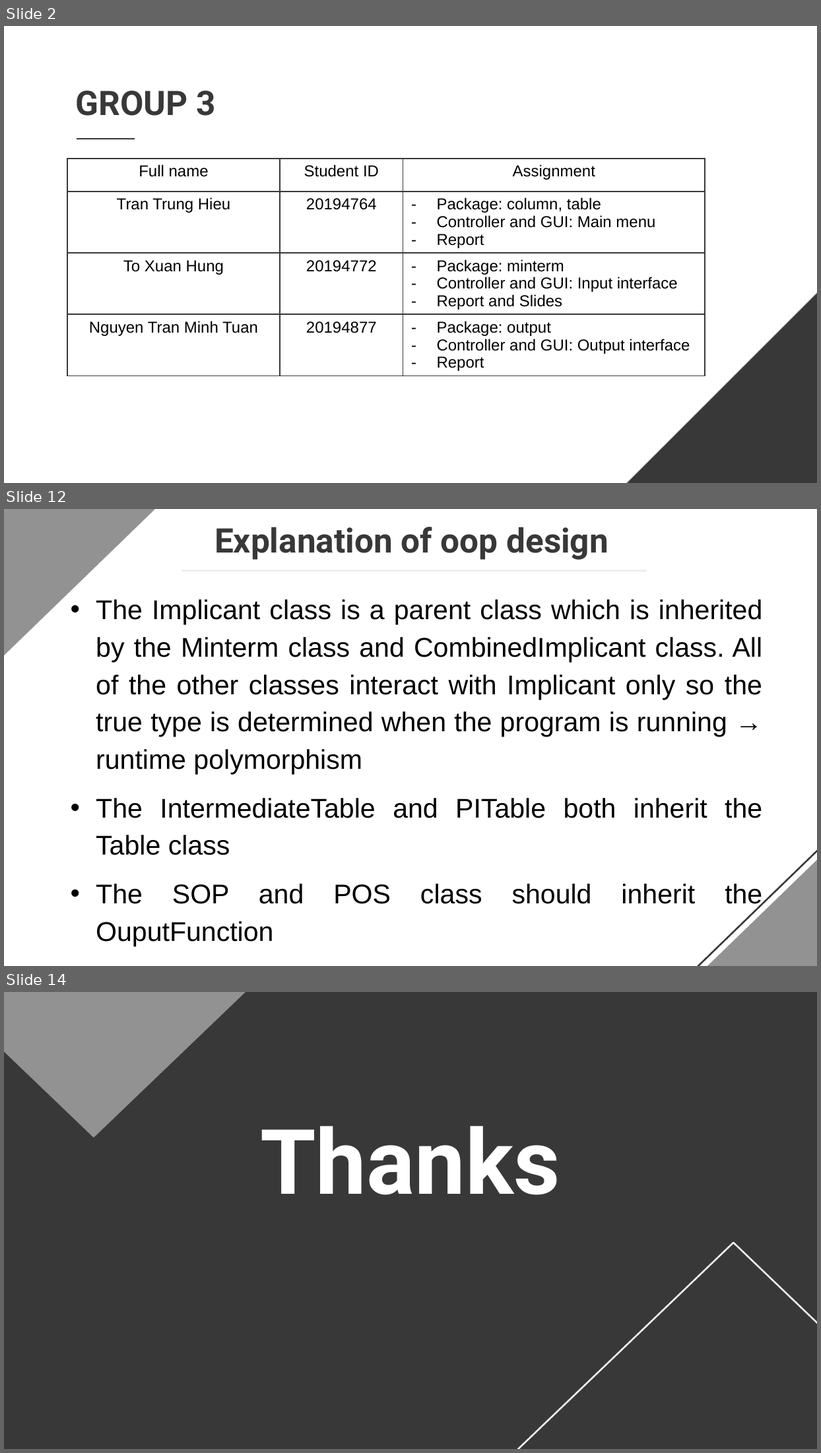
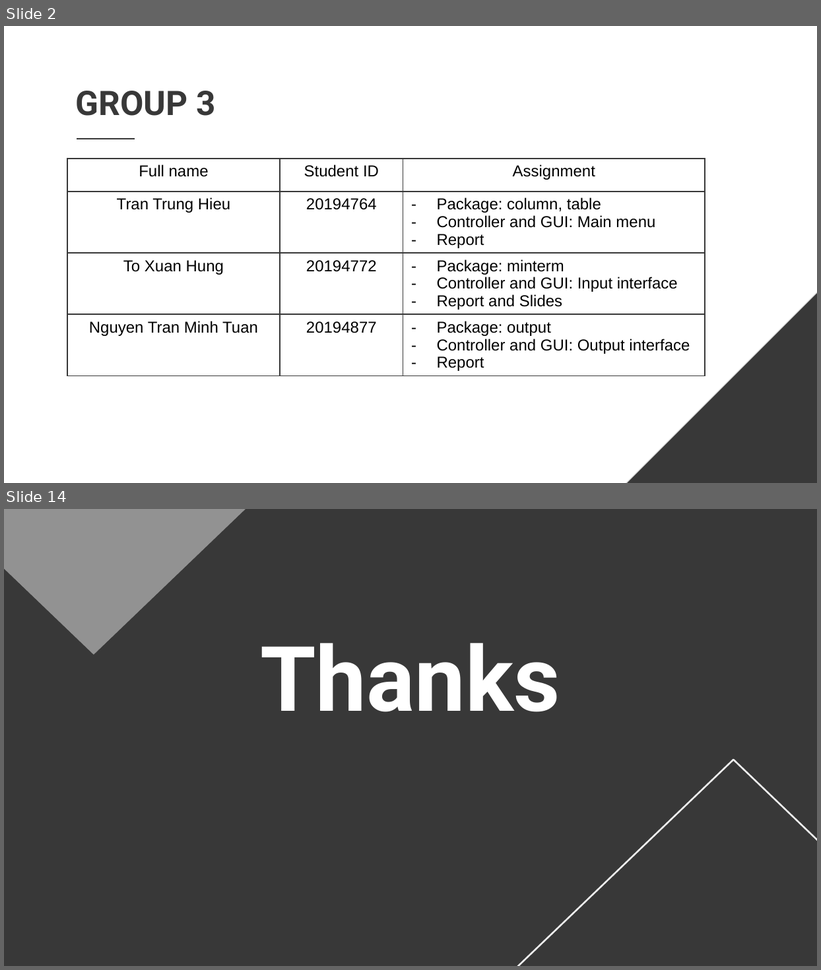
Before and after one commit to XHung09/OOLT.ICT.20202.Team3, a slide deck: presentation/Final Project OOP Slides.pptx. Shown one above the other, each under a label of ours: slides 2, 12 and 14 before the commit, slides 2 and 14 after it; the slides between them are not shown. The pictures are 821x1453 and 821x970 pixels, drawn with LibreOffice and Linux fonts; fonts in the diff are those of the drawing. Boxes give left, top, right and bottom in pixels: in the first picture for what was removed or moved away, otherwise in the second. Text is boxed around its words. In the diff, an @@ line names an element or a change of style, - is before the commit and + after.

```diff
--- a/presentation/Final Project OOP Slides.pptx
+++ b/presentation/Final Project OOP Slides.pptx
@@ slide 12 removed at (4,509,817,966), background #FFFFFF @@
@@ right triangle removed at (4,509,239,722) @@
@@ text removed at (215,527,609,560) @@
-Explanation of oop design
@@ line removed from (182, 571) to (648, 571) @@
@@ text removed at (96,599,763,910) @@
-• The Implicant class is a parent class which is inherited by the Minterm class and CombinedImplicant class. All of the other classes interact with Implicant only so the true type is determined when the program is running → runtime polymorphism
-• The IntermediateTable and PITable both inherit the Table class
-• The SOP and POS class should inherit the OuputFunction
@@ right triangle removed at (628,740,817,966) @@
@@ right triangle removed at (638,740,817,966) @@
```
Also in this commit, not shown: 10 slides changed, 1 slide added, 1 other file.
